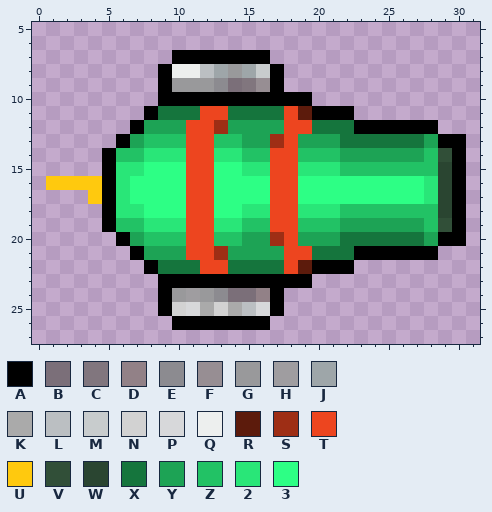
Two states of a pixel-art sprite, res/images/tower1.png. The picture above is the old version.
The file is 32x32 pixels. Colours within 5 levels of each other are drawn and written as one. Shown: x 0..31, y 5..27.
Palette (. is transparent): A #000000  B #7b6f79  C #81767e  D #928187  E #8c8b90  F #978e93  G #99999b  H #9f9da0  J #9ea6a9  K #aaaaaa  L #bbbfc2  M #c8cccd  N #d2d2d2  P #d7d8da  Q #edefee  R #5c1b0c  S #9e2e15  T #ed451f  U #ffc90e  V #314f38  W #2a4531  X #15753d  Y #1da355  Z #22c265  2 #29e678  3 #2dff85
Pixels before, first column x 1:
 7 .........AAAAAAA..............
 8 ........AQQLJGJMA.............
 9 ........AGGGEBCFA.............
10 ........AAAAAAAAAAA...........
11 .......AXXXTTXXXXTRAAA........
12 ......AYYYTTSYYYYTTXXXAAAAAA..
13 .....AYZZZTTZZYYSTYYYXXXXXXYAA
14 ....AZZ222TT22ZZTTZZZYYYYYYZVA
15 ....A22333TT3322TT222ZZZZZZZWA
16 UUUUA23333TT3333TT3333333332WA
17 ...UA23333TT3333TT3333333332WA
18 ....A22333TT3322TT222ZZZZZZZWA
19 ....AZZ222TT22ZZTTZZZYYYYYYZVA
20 .....AYZZZTTZZYYSTYYYXXXXXXYAA
21 ......AYYYTTSYYYYTTXXXAAAAAA..
22 .......AXXXTTXXXXTRAAA........
23 ........AAAAAAAAAAA...........
24 ........AGHGEBBDA.............
25 ........ANPKNKLPA.............
26 .........AAAAAAA..............
And afterwards:
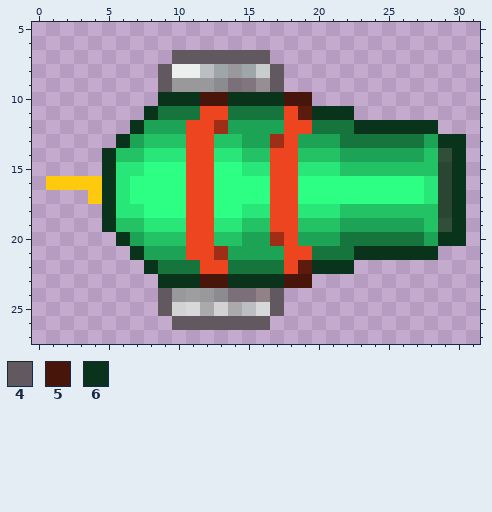
Colours new in this view: 4 #61595f  5 #471509  6 #09331b
The exact change:
y 7: x 10..16 AAAAAAA -> 4444444
y 8..9: x 9 A -> 4; x 17 A -> 4
y 10: x 9..19 AAAAAAAAAAA -> 66655666655
y 11: x 8 A -> 6; x 20..22 AAA -> 666
y 12: x 7 A -> 6; x 23..28 AAAAAA -> 666666
y 13: x 6 A -> 6; x 29..30 AA -> 66
y 14..19: x 5 A -> 6; x 30 A -> 6
y 20: x 6 A -> 6; x 29..30 AA -> 66
y 21: x 7 A -> 6; x 23..28 AAAAAA -> 666666
y 22: x 8 A -> 6; x 20..22 AAA -> 666
y 23: x 9..19 AAAAAAAAAAA -> 66655666655
y 24..25: x 9 A -> 4; x 17 A -> 4
y 26: x 10..16 AAAAAAA -> 4444444
Where, in picture pixels (left, top, right, bottom), the same in both pictures:
changed: (102, 50, 466, 330)
